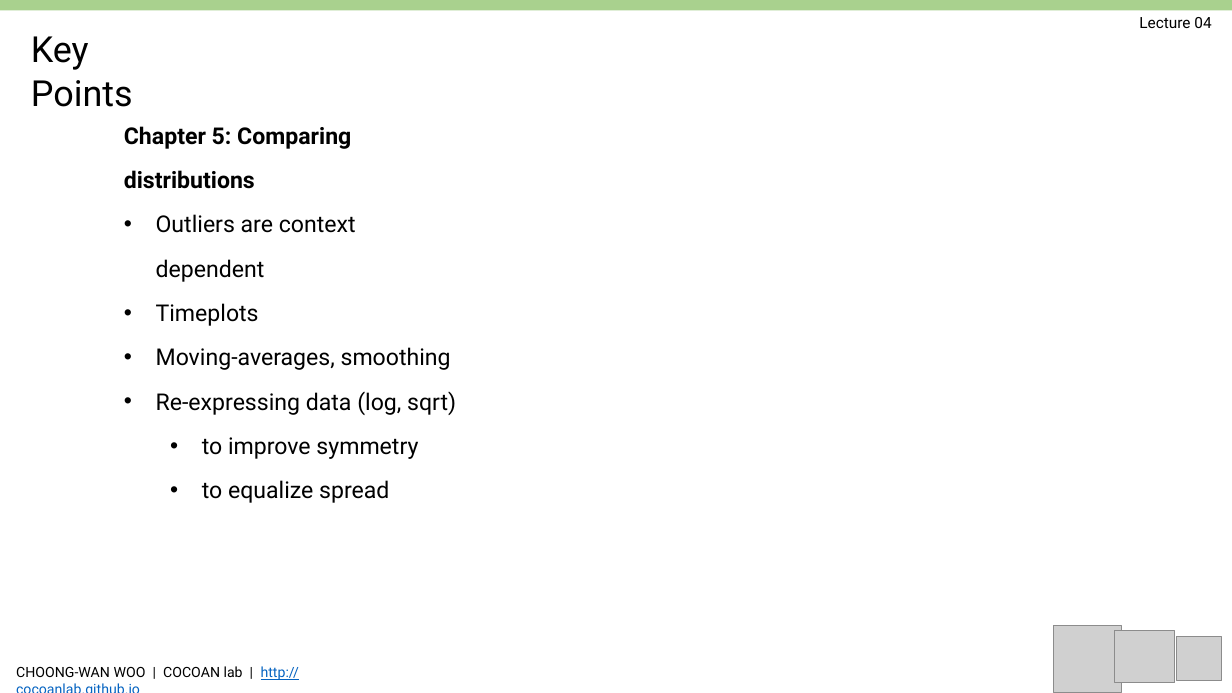
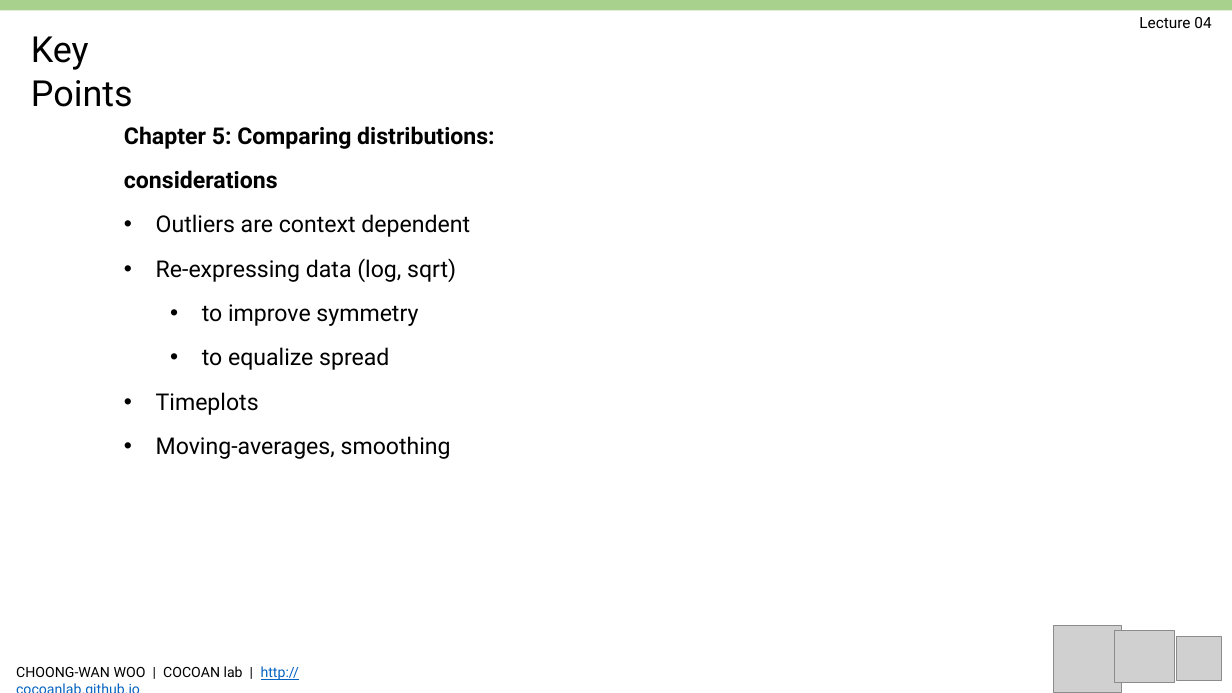
Before and after one commit to jun-hyeok/GBE3037-41_BME-Probability-and-Stability_2019Spring, a slide deck: slide 8 of slides/Woo_GBE3037_L04.pptx (slide 9 before the commit). Drawn at 1232x693 pixels with LibreOffice and Linux fonts; fonts in the diff are those of the drawing; grey boxes stand for pictures. Boxes give left, top, right and bottom in pixels: in the first picture for what was removed or moved away, otherwise in the second. Text is boxed around its words. In the diff, an @@ line names an element or a change of style, - is before the commit and + after.

```diff
--- a/slides/Woo_GBE3037_L04.pptx
+++ b/slides/Woo_GBE3037_L04.pptx
@@ text at [124, 126, 495, 189]: text changed @@
-Chapter 5: Comparing distributions
+Chapter 5: Comparing distributions: considerations
@@ text at [156, 303, 451, 370]: paragraphs removed @@
-• Timeplots
-• Moving-averages, smoothing
@@ text at [156, 392, 451, 459]: paragraphs added @@
+• Timeplots
+• Moving-averages, smoothing
```
Also in this commit, not shown: 7 other slides changed, 2 slides removed, 3 other files.
